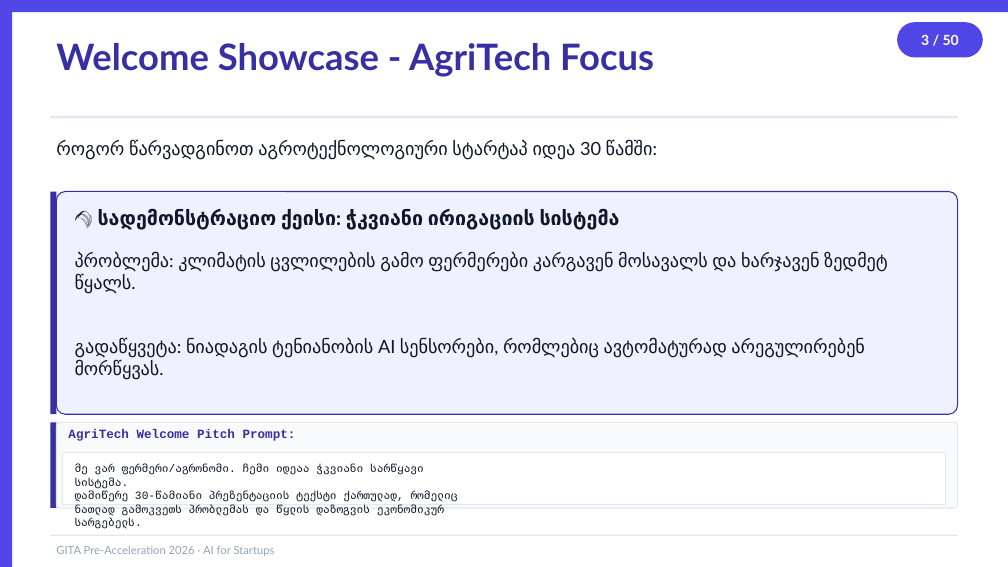
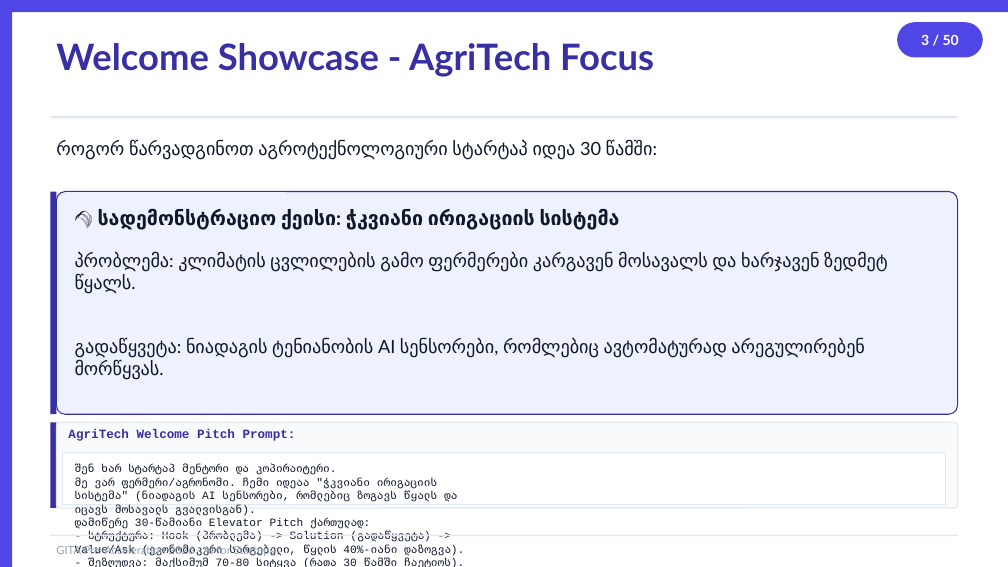
Before and after one commit to basilaia123/ai2026, a slide deck: slide 3 of GITA/Pre-Acceleration/2026-5h-AI-for-Startups/day1-slides.pptx. Drawn at 1008x567 pixels with LibreOffice and Linux fonts; fonts in the diff are those of the drawing. Boxes give left, top, right and bottom in pixels: in the first picture for what was removed or moved away, otherwise in the second. Text is boxed around its words. In the diff, an @@ line names an element or a change of style, - is before the commit and + after.

```diff
--- a/GITA/Pre-Acceleration/2026-5h-AI-for-Startups/day1-slides.pptx
+++ b/GITA/Pre-Acceleration/2026-5h-AI-for-Startups/day1-slides.pptx
@@ text at (75,463,457,567): text changed @@
-მე ვარ ფერმერი/აგრონომი. ჩემი იდეაა ჭკვიანი სარწყავი
-სისტემა.
-დამიწერე 30-წამიანი პრეზენტაციის ტექსტი ქართულად, რომელიც
-ნათლად გამოკვეთს პრობლემას და წყლის დაზოგვის ეკონომიკურ
-სარგებელს.
+შენ ხარ სტარტაპ მენტორი და კოპირაიტერი.
+მე ვარ ფერმერი/აგრონომი. ჩემი იდეაა "ჭკვიანი ირიგაციის
+სისტემა" (ნიადაგის AI სენსორები, რომლებიც ზოგავს წყალს და
+იცავს მოსავალს გვალვისგან).
+დამიწერე 30-წამიანი Elevator Pitch ქართულად:
+- სტრუქტურა: Hook (პრობლემა) -> Solution (გადაწყვეტა) ->
+Value/Ask (ეკონომიკური სარგებელი, წყლის 40%-იანი დაზოგვა).
+- შეზღუდვა: მაქსიმუმ 70-80 სიტყვა (რათა 30 წამში ჩაეტიოს).
+- ტონი: საქმიანი, ინოვაციური და დამაჯერებელი.
```
Also in this commit, not shown: 2 other slides changed, 7 other files.
